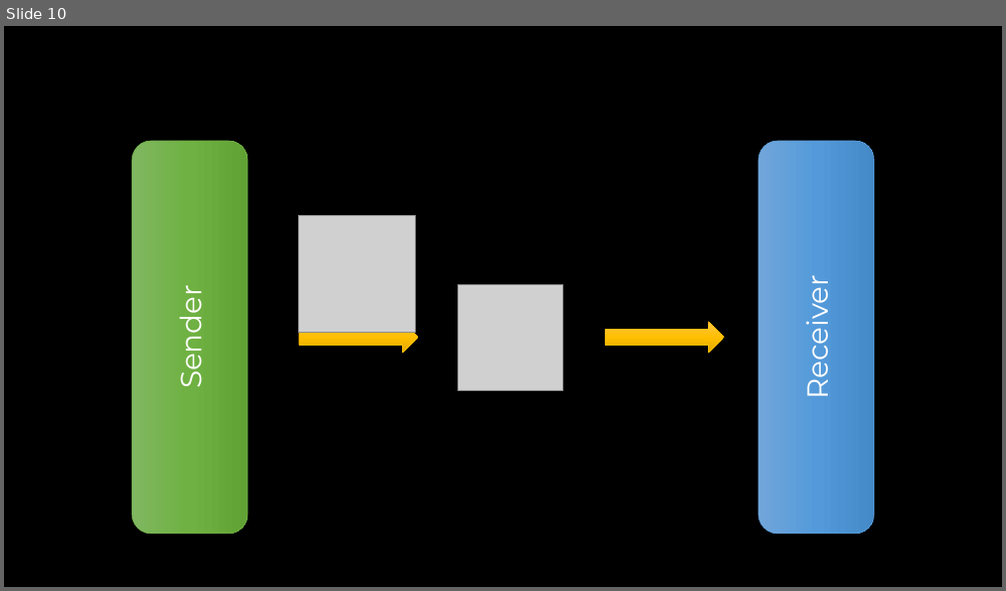
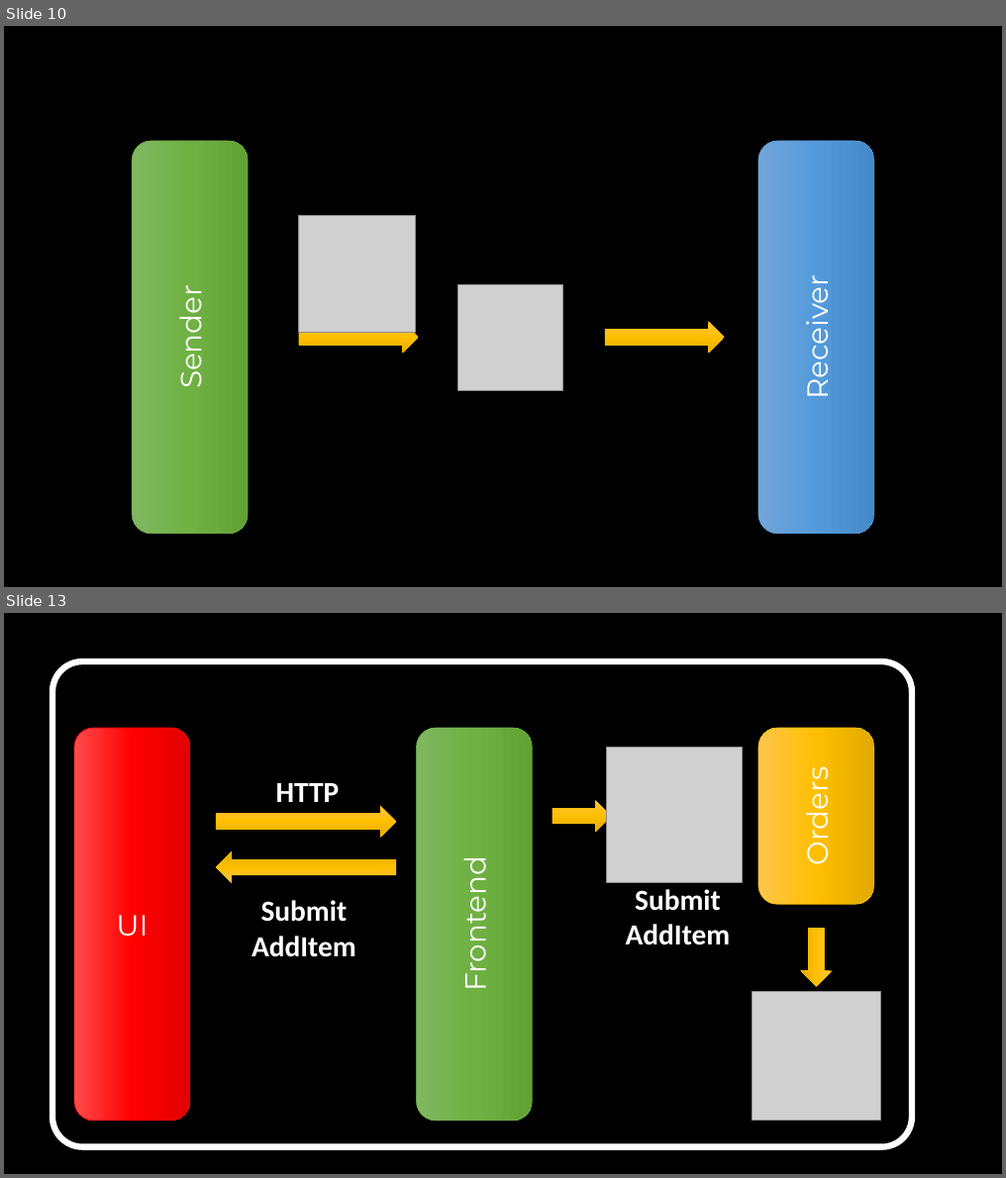
Before and after one commit to exactly-once/workshop, a slide deck: Lectures/images.pptx. Shown one above the other, each under a label of ours: slide 10 before the commit, slides 10 and 13 after it; the slides between them are not shown. The pictures are 1006x591 and 1006x1178 pixels, drawn with LibreOffice and Linux fonts; fonts in the diff are those of the drawing; grey boxes stand for pictures. Boxes give left, top, right and bottom in pixels: in the first picture for what was removed or moved away, otherwise in the second. Text is boxed around its words. In the diff, an @@ line names an element or a change of style, - is before the commit and + after.

```diff
--- a/Lectures/images.pptx
+++ b/Lectures/images.pptx
@@ slide 13 added at bbox=[4, 613, 1002, 1174], background #000000 @@
@@ rounded rectangle added at bbox=[53, 662, 912, 1148], outline #FFFFFF 6 pt @@
@@ rounded rectangle added at bbox=[74, 728, 190, 1121], fill gradient #FF4B4B to #FF0000 to #E30000, outline #FF0000 0.5 pt, 28 pt, text #FFFFFF @@
+UI
@@ rounded rectangle added at bbox=[417, 728, 533, 1121], fill gradient #81B861 to #6FB242 to #62A336, outline #70AD47 0.5 pt, 28 pt, text #FFFFFF @@
+Frontend
@@ rounded rectangle added at bbox=[758, 728, 874, 905], fill gradient #FFC64B to #FFC000 to #E3AB00, outline #FFC000 0.5 pt, 28 pt, text #FFFFFF @@
+Orders
@@ picture added at bbox=[607, 747, 743, 882] @@
@@ text added at bbox=[276, 783, 340, 802], 28 pt, text #FFFFFF, bold @@
+HTTP
@@ right arrow added at bbox=[216, 806, 395, 837], fill gradient #FFC64B to #FFC000 to #E3AB00, outline #FFC000 0.5 pt @@
@@ right arrow added at bbox=[552, 801, 611, 832], fill gradient #FFC64B to #FFC000 to #E3AB00, outline #FFC000 0.5 pt @@
@@ right arrow added at bbox=[216, 853, 395, 883], fill gradient #FFC64B to #FFC000 to #E3AB00, outline #FFC000 0.5 pt @@
@@ text added at bbox=[252, 900, 356, 958], 28 pt, text #FFFFFF, bold @@
+Submit
+AddItem
@@ text added at bbox=[626, 889, 731, 946], 28 pt, text #FFFFFF, bold @@
+Submit
+AddItem
@@ right arrow added at bbox=[801, 929, 832, 987], fill gradient #FFC64B to #FFC000 to #E3AB00, outline #FFC000 0.5 pt @@
@@ picture added at bbox=[751, 992, 880, 1121] @@
```
Also in this commit, not shown: 3 other slides added, 4 other files.
